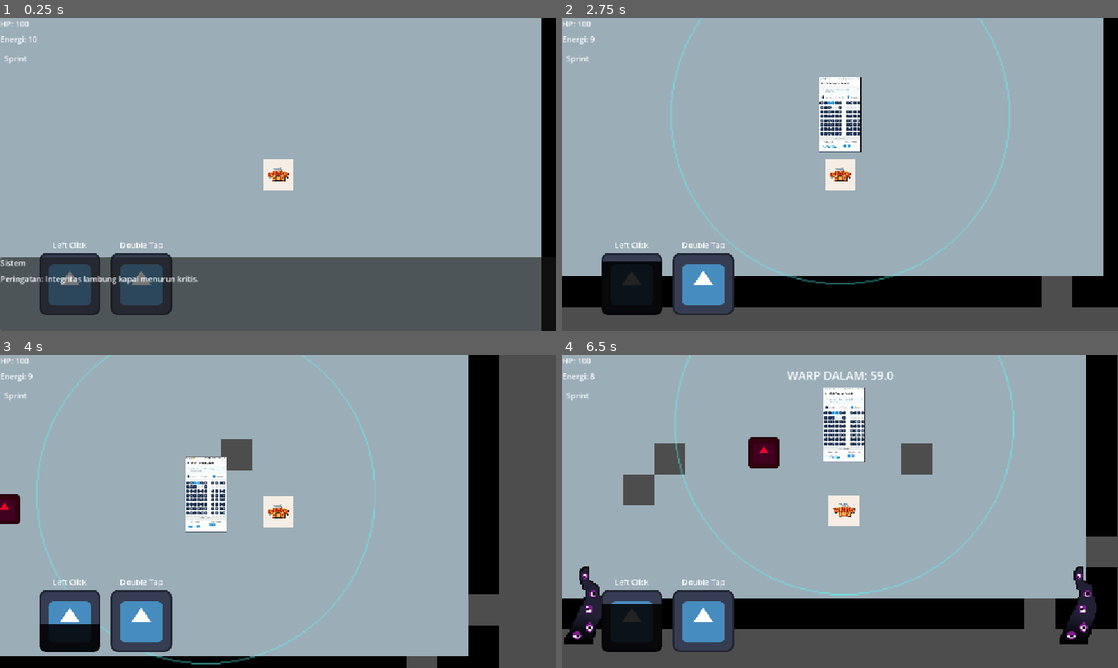
Above: before the commit, frames 1-4 (two rows, left to right).
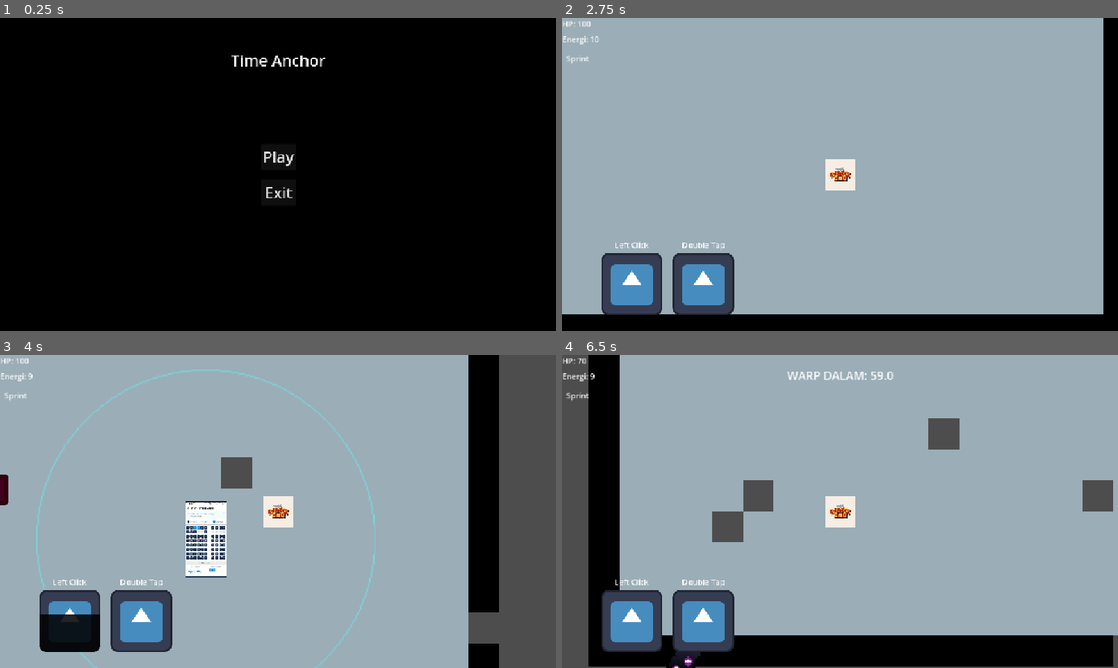
Above: after the commit, the same moments.

Repository: awanswangd/TimeAnchor
Game: Godot game, scene res://Scene/main_menu.tscn
Two runs of this game, one before a commit and one after it. Both use one fixed random seed, a clock stepped at 60 frames per second and the inputs below. Before the commit the project starts from res://Scene/main.tscn. The engine's default icon, where the game draws it, is replaced by a stand-in: a white triangle on a blue panel in a dark square.
Inputs (mouse positions are in pixels of both pictures, inside the frame that each line leads up to):
- Up to frame 1 (0.25 s): no input
- Up to frame 2 (2.75 s): click (840, 155) at 0.5 s, where only the run after the commit has a clickable "Play"; move the mouse to (962, 158) at 1.27 s; press the mouse at (962, 158) at 1.28 s; hold Right (ui_right) 1.28-2.03 s; tap Enter at 2 s; move the mouse to (728, 190) at 2.02 s; release the mouse at (728, 190) at 2.03 s; hold Down (ui_down) from 2.03 s (still down); tap Space (detonate) at 2.1 s; click (728, 190) at 2.3 s
- Up to frame 3 (4 s): move the mouse to (333, 442) at 2.77 s; release Down (ui_down) at 2.78 s; press the mouse at (333, 442) at 2.78 s; hold Right (ui_right) 2.78-3.53 s; move the mouse to (250, 574) at 3.52 s; release the mouse at (250, 574) at 3.53 s; hold Up (ui_up) from 3.53 s (still down); tap Shift (sprint) at 3.6 s; click (250, 574) at 3.8 s
- Up to frame 4 (6.5 s): move the mouse to (1006, 558) at 4.27 s; release Up (ui_up) at 4.28 s; press the mouse at (1006, 558) at 4.28 s; hold Left (ui_left) 4.28-5.78 s; move the mouse to (673, 464) at 5.02 s; release the mouse at (673, 464) at 5.03 s; tap Space (detonate) at 5.1 s; click (673, 464) at 5.3 s; move the mouse to (867, 511) at 5.77 s; press the mouse at (867, 511) at 5.78 s; hold Down (ui_down) from 5.78 s (still down)

The runs differ from the first frame. In frame 1, 97% of the frame differs, in the area x 0-98%, y 0-100%; in frame 2, 18%; in frame 3, 8.2%; in frame 4, 38%.

Commit message:
Refactor UI and scene management; replace tentacle sprite, add main menu and transition manager, update game over UI, and enhance player functionality.

Diff:
--- a/Scene/DialogOverlay.tscn
+++ b/Scene/DialogOverlay.tscn
@@ -1,6 +1,6 @@
 [gd_scene load_steps=2 format=3 uid="uid://bmsbefvxxnbrl"]
 
-[ext_resource type="Script" uid="uid://x6aw3qic2ta3" path="res://scripts/dialog_overlay.gd" id="1_g4vja"]
+[ext_resource type="Script" uid="uid://x6aw3qic2ta3" path="res://Scripts/dialog_overlay.gd" id="1_g4vja"]
 
 [node name="DialogOverlay" type="CanvasLayer"]
 process_mode = 3
--- a/Scene/SkillUI.tscn
+++ b/Scene/SkillUI.tscn
@@ -1,6 +1,6 @@
 [gd_scene load_steps=3 format=3 uid="uid://kq33rjky8c81"]
 
-[ext_resource type="Script" uid="uid://b56trwipjra6j" path="res://scripts/skill_ui.gd" id="1_7irep"]
+[ext_resource type="Script" uid="uid://b56trwipjra6j" path="res://Scripts/skill_ui.gd" id="1_7irep"]
 [ext_resource type="Texture2D" uid="uid://jwwvvdv83vdr" path="res://Assets/icon.svg" id="2_kkg6v"]
 
 [node name="SkillUI" type="MarginContainer" groups=["skill_ui"]]
--- a/Scene/main.tscn
+++ b/Scene/main.tscn
@@ -7,7 +7,7 @@
 [ext_resource type="PackedScene" uid="uid://cpn2jl5qoe57h" path="res://Scene/timeanchor.tscn" id="4_2wwxx"]
 [ext_resource type="Script" uid="uid://dx5tuvp2ugmt1" path="res://Scripts/enemy_spawner.gd" id="6_1xcnr"]
 [ext_resource type="Script" uid="uid://ccquy3ffukec5" path="res://Scripts/ui_manager.gd" id="6_ow1sv"]
-[ext_resource type="Script" uid="uid://c31nxo4fgt5n2" path="res://scripts/game_manager.gd" id="7_ow1sv"]
+[ext_resource type="Script" uid="uid://c31nxo4fgt5n2" path="res://Scripts/game_manager.gd" id="7_ow1sv"]
 [ext_resource type="PackedScene" uid="uid://kq33rjky8c81" path="res://Scene/SkillUI.tscn" id="9_c2iwn"]
 
 [sub_resource type="TileSetAtlasSource" id="TileSetAtlasSource_2wwxx"]
@@ -112,7 +112,7 @@
 grow_horizontal = 2
 grow_vertical = 2
 theme_override_font_sizes/font_size = 32
-text = "Game Over"
+text = "SYSTEM FAILURE. WARP GAGAL."
 
 [node name="HBoxContainer" type="HBoxContainer" parent="UIManager/GameOverPanel"]
 layout_mode = 1
@@ -127,17 +127,17 @@
 offset_bottom = 68.0
 grow_horizontal = 2
 grow_vertical = 2
-theme_override_constants/separation = 20
+theme_override_constants/separation = 34
 
 [node name="RestartButton" type="Button" parent="UIManager/GameOverPanel/HBoxContainer"]
 layout_mode = 2
 theme_override_font_sizes/font_size = 24
-text = "Restart"
+text = "RESTART MISSION"
 
-[node name="ExitButton" type="Button" parent="UIManager/GameOverPanel/HBoxContainer"]
+[node name="MenuButton" type="Button" parent="UIManager/GameOverPanel/HBoxContainer"]
 layout_mode = 2
 theme_override_font_sizes/font_size = 24
-text = "Exit"
+text = "RETURN TO MENU"
 
 [node name="WinningPanel" type="Panel" parent="UIManager"]
 visible = false
--- /dev/null
+++ b/Scene/main_menu.tscn
@@ -0,0 +1,65 @@
+[gd_scene load_steps=2 format=3 uid="uid://bur8sbp3qbgql"]
+
+[ext_resource type="Script" uid="uid://bp14rno1pri66" path="res://scripts/main_menu.gd" id="1_ftydy"]
+
+[node name="MainMenu" type="Control"]
+process_mode = 3
+texture_filter = 1
+layout_mode = 3
+anchors_preset = 15
+anchor_right = 1.0
+anchor_bottom = 1.0
+grow_horizontal = 2
+grow_vertical = 2
+script = ExtResource("1_ftydy")
+
+[node name="Background" type="ColorRect" parent="."]
+layout_mode = 1
+anchors_preset = 15
+anchor_right = 1.0
+anchor_bottom = 1.0
+grow_horizontal = 2
+grow_vertical = 2
+color = Color(0, 0, 0, 1)
+metadata/_edit_use_anchors_ = true
+
+[node name="TitleLabel" type="Label" parent="."]
+layout_mode = 1
+anchors_preset = -1
+anchor_left = 0.5
+anchor_top = 0.0987654
+anchor_right = 0.5
+anchor_bottom = 0.0987654
+offset_left = -20.0
+offset_right = 20.0
+offset_bottom = 23.0
+grow_horizontal = 2
+theme_override_font_sizes/font_size = 32
+text = "Time Anchor"
+metadata/_edit_use_anchors_ = true
+
+[node name="VBoxContainer" type="VBoxContainer" parent="."]
+layout_mode = 1
+anchors_preset = -1
+anchor_left = 0.486111
+anchor_top = 0.433642
+anchor_right = 0.513889
+anchor_bottom = 0.566358
+offset_left = -20.0
+offset_top = -20.0
+offset_right = 20.0
+offset_bottom = 20.0
+grow_horizontal = 2
+grow_vertical = 2
+theme_override_constants/separation = 20
+metadata/_edit_use_anchors_ = true
+
+[node name="PlayButton" type="Button" parent="VBoxContainer"]
+layout_mode = 2
+theme_override_font_sizes/font_size = 32
+text = "Play"
+
+[node name="ExitButton" type="Button" parent="VBoxContainer"]
+layout_mode = 2
+theme_override_font_sizes/font_size = 32
+text = "Exit"
--- a/Scene/tentacle.tscn
+++ b/Scene/tentacle.tscn
@@ -1,7 +1,7 @@
 [gd_scene load_steps=13 format=3 uid="uid://bq113iidyt11g"]
 
 [ext_resource type="Script" uid="uid://dtc8s7v6jjxiu" path="res://Scripts/tentacle.gd" id="1_fjwje"]
-[ext_resource type="Texture2D" uid="uid://sv74hr4uh2vf" path="res://Assets/Tentakel Hitam-Sheet.png" id="2_pge1m"]
+[ext_resource type="Texture2D" uid="uid://colvia5ur1q17" path="res://Assets/Sprite_Tentakel_Baru.png" id="2_pge1m"]
 
 [sub_resource type="AtlasTexture" id="AtlasTexture_ky733"]
 atlas = ExtResource("2_pge1m")
@@ -64,7 +64,7 @@
 }],
 "loop": true,
 "name": &"default",
-"speed": 6.0
+"speed": 9.0
 }]
 
 [sub_resource type="RectangleShape2D" id="RectangleShape2D_gdsvx"]
@@ -80,8 +80,8 @@
 scale = Vector2(3, 3)
 sprite_frames = SubResource("SpriteFrames_t1v5d")
 autoplay = "default"
-frame_progress = 0.197348
+frame_progress = 0.750613
 
 [node name="CollisionShape2D" type="CollisionShape2D" parent="."]
-position = Vector2(15, 50)
+position = Vector2(30, 46)
 shape = SubResource("RectangleShape2D_gdsvx")
--- /dev/null
+++ b/Scene/transition_manager.tscn
@@ -0,0 +1,18 @@
+[gd_scene load_steps=2 format=3 uid="uid://bigs66ady57t1"]
+
+[ext_resource type="Script" uid="uid://b12nbun4jiihk" path="res://Scripts/transition_manager.gd" id="1_ih4kf"]
+
+[node name="TransitionManager" type="CanvasLayer"]
+process_mode = 3
+layer = 10
+script = ExtResource("1_ih4kf")
+
+[node name="ColorRect" type="ColorRect" parent="."]
+modulate = Color(1, 1, 1, 0)
+anchors_preset = 15
+anchor_right = 1.0
+anchor_bottom = 1.0
+grow_horizontal = 2
+grow_vertical = 2
+mouse_filter = 2
+color = Color(0, 0, 0, 1)
--- /dev/null
+++ b/Scripts/main_menu.gd
@@ -0,0 +1,14 @@
+extends Control
+
+@onready var play_button: Button = $VBoxContainer/PlayButton
+@onready var quit_button: Button = $VBoxContainer/ExitButton
+
+func _ready() -> void:
+	play_button.pressed.connect(_on_play_pressed)
+	quit_button.pressed.connect(_on_quit_pressed)
+
+func _on_play_pressed() -> void:
+	Transition.change_scene("res://Scene/main.tscn")
+
+func _on_quit_pressed() -> void:
+	get_tree().quit()
--- a/Scripts/player.gd
+++ b/Scripts/player.gd
@@ -152,7 +152,9 @@
 	current_energy -= anchor_cost
 	anchor_current_cooldown = anchor_cooldown_time
 	energy_changed.emit(current_energy)
-
+	var cam = get_tree().get_first_node_in_group("camera")
+	if cam != null and cam.has_method("apply_shake"):
+		cam.apply_shake(4.5)
 	var anchor = time_anchor_scene.instantiate()
 	anchor.global_position = global_position
 	get_tree().current_scene.add_child(anchor)
@@ -182,6 +184,9 @@
 	hide()
 	set_physics_process(false)
 	set_process_unhandled_input(false)
+	var ui = get_tree().get_first_node_in_group("ui_manager")
+	if ui != null and ui.has_method("show_game_over"):
+		ui.show_game_over()
 
 func check_void_damage(delta: float) -> void:
 	if arena_tilemap == null:
--- /dev/null
+++ b/Scripts/transition_manager.gd
@@ -0,0 +1,15 @@
+extends CanvasLayer
+
+@onready var color_rect: ColorRect = $ColorRect
+
+func change_scene(target_path: String) -> void:
+	color_rect.mouse_filter = Control.MOUSE_FILTER_STOP
+	var tween_out = create_tween()
+	tween_out.tween_property(color_rect, "modulate:a", 1.0, 0.5)
+	await tween_out.finished
+	get_tree().change_scene_to_file(target_path)
+	var tween_in = create_tween()
+	tween_in.tween_property(color_rect, "modulate:a", 0.0, 0.5)
+	await tween_in.finished
+
+	color_rect.mouse_filter = Control.MOUSE_FILTER_IGNORE
--- a/Scripts/ui_manager.gd
+++ b/Scripts/ui_manager.gd
@@ -4,9 +4,10 @@
 @onready var energy_label: Label = $EnergyLabel
 @onready var game_over_panel: Panel = $GameOverPanel
 @onready var restart_button: Button = $GameOverPanel/HBoxContainer/RestartButton
-@onready var exit_button: Button = $GameOverPanel/HBoxContainer/ExitButton
+@onready var exit_button: Button = $GameOverPanel/HBoxContainer/MenuButton
 @onready var warp_timer_label: Label = $WarpTimerLabel
 @onready var you_win_panel: Panel = $WinningPanel
+
 func _ready() -> void:
 	restart_button.pressed.connect(restart_game)
 	exit_button.pressed.connect(exit_game)
@@ -57,7 +58,7 @@
 
 func restart_game() -> void:
 	get_tree().paused = false
-	get_tree().reload_current_scene()
+	Transition.change_scene("res://Scene/main.tscn")
 
 func exit_game() -> void:
-	get_tree().quit()
+	Transition.change_scene("res://Scene/main_menu.tscn")
--- a/project.godot
+++ b/project.godot
@@ -15,9 +15,13 @@
 [application]
 
 config/name="TimeAch"
-run/main_scene="uid://cwnnimadu5oey"
+run/main_scene="uid://bur8sbp3qbgql"
 config/features=PackedStringArray("4.4", "Forward Plus")
 config/icon="res://Assets/icon.svg"
+
+[autoload]
+
+Transition="*res://Scene/transition_manager.tscn"
 
 [display]
 
Binary file added: Assets/Sprite_Tentakel_Baru.png
Not shown, changed: Assets/Sprite_Tentakel_Baru.png.import
Binary file removed: Assets/Tentakel Hitam-Sheet.png
Not shown, added: Scripts/main_menu.gd.uid
Not shown, added: Scripts/transition_manager.gd.uid
